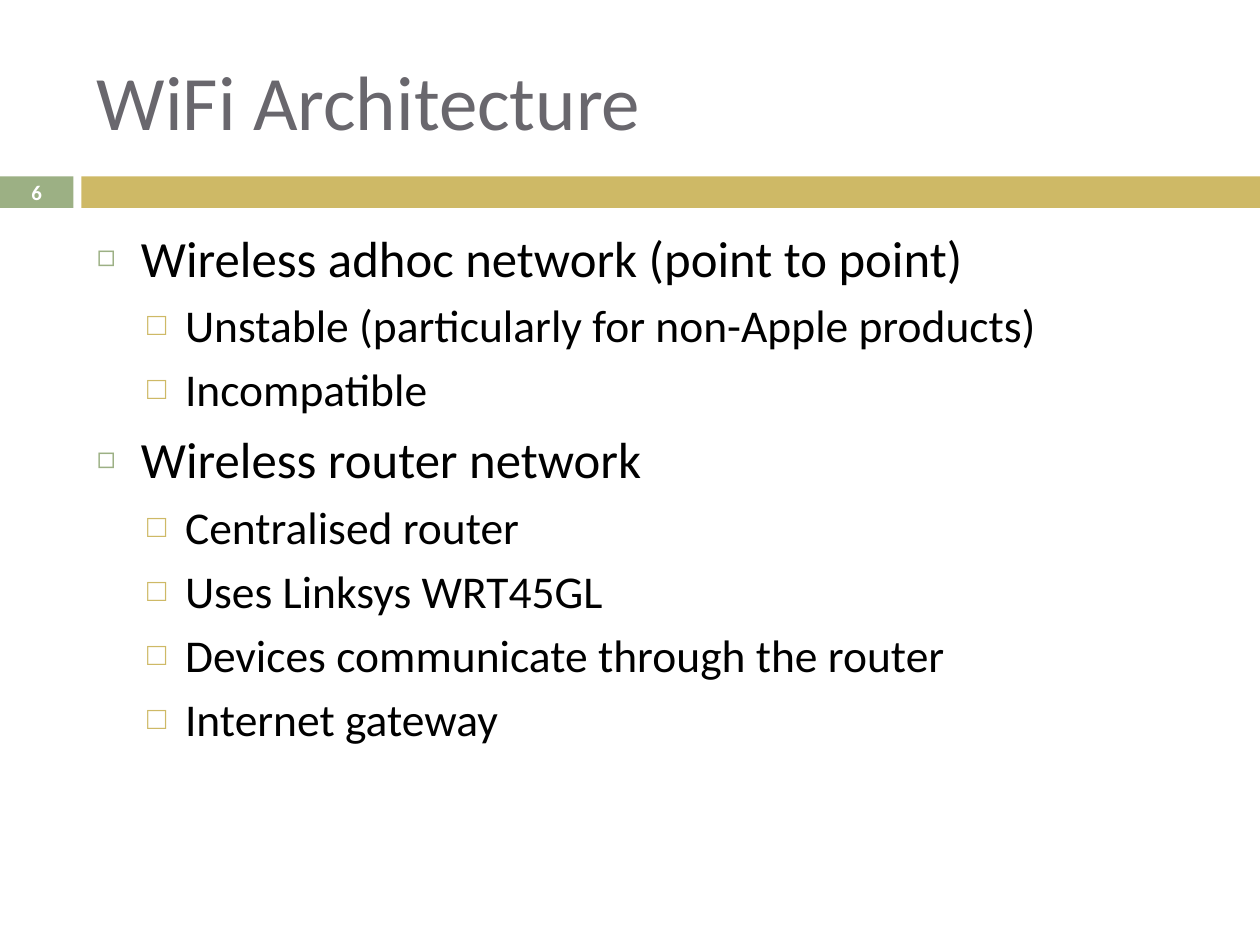
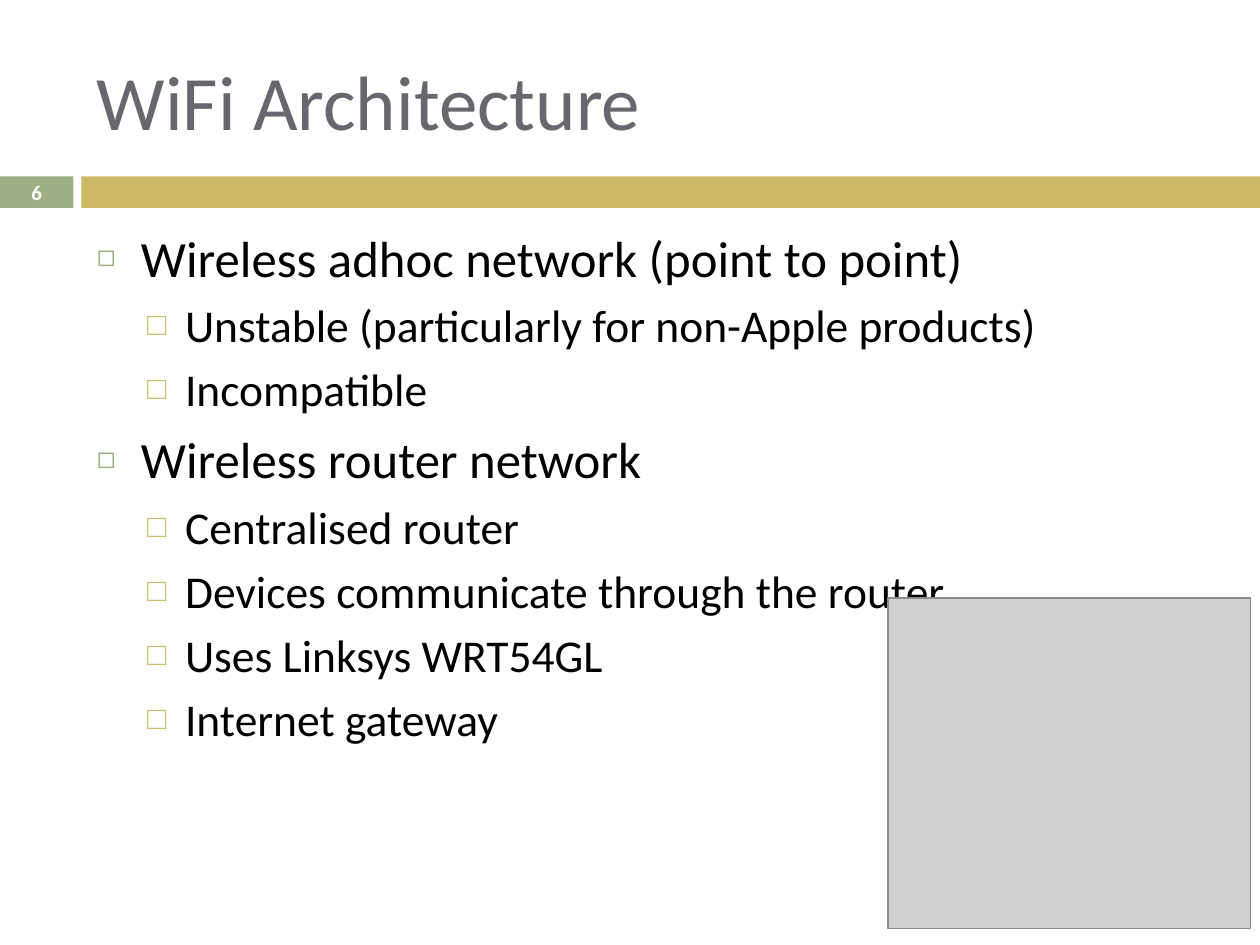
Before and after one commit to lijian8/ahns10, a slide deck: slide 6 of docproject/official_ahns/presentations/liam_semester1.pptx. Drawn at 1260x945 pixels with LibreOffice and Linux fonts; fonts in the diff are those of the drawing; grey boxes stand for pictures. Boxes give left, top, right and bottom in pixels: in the first picture for what was removed or moved away, otherwise in the second. Text is boxed around its words. In the diff, an @@ line names an element or a change of style, - is before the commit and + after.

```diff
--- a/docproject/official_ahns/presentations/liam_semester1.pptx
+++ b/docproject/official_ahns/presentations/liam_semester1.pptx
@@ text at bbox=[185, 576, 603, 616]: paragraph removed @@
-  □ Uses Linksys WRT45GL
@@ picture added at bbox=[888, 598, 1251, 930] @@
@@ text at bbox=[185, 640, 603, 680]: paragraph added @@
+  □ Uses Linksys WRT54GL
```
Also in this commit, not shown: 9 other slides changed.
